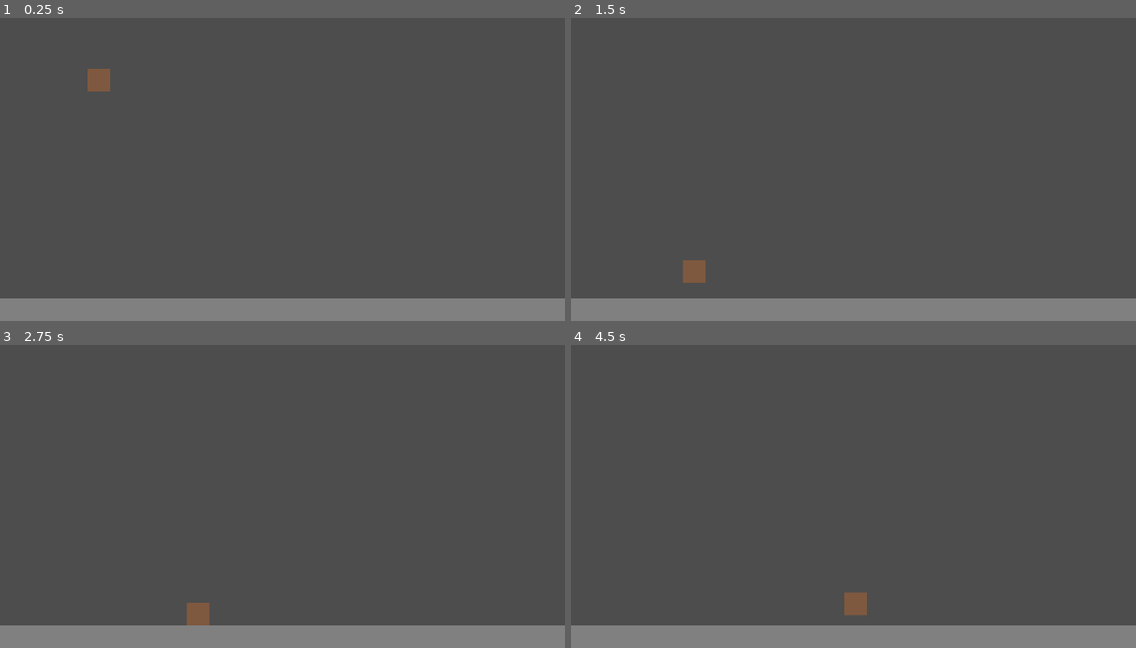
Above: before the commit, frames 1-4 (two rows, left to right).
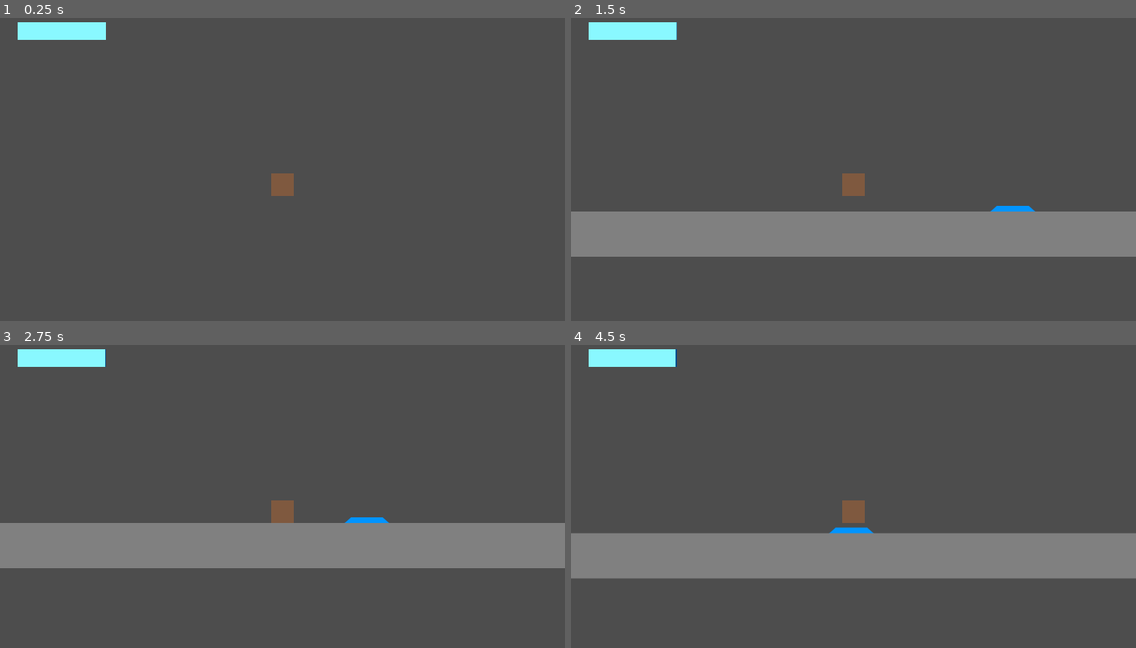
Above: after the commit, the same moments.

Repository: il-Gallone/SpeedJam6
Game: Godot game, scene res://Scenes/test_scene.tscn
Two runs of this game, one before a commit and one after it. Both use one fixed random seed, a clock stepped at 60 frames per second and the inputs below.
Inputs:
- Up to frame 1 (0.25 s): no input
- Up to frame 2 (1.5 s): hold Right (ui_right) from 0.53 s (still down); tap Space (jump) at 0.6, 0.77, 1.07, 1.35 s
- Up to frame 3 (2.75 s): tap Space (jump) at 1.52, 1.82, 2.1 s; release Right (ui_right) at 2.03 s; hold Left (ui_left) from 2.03 s (still down)
- Up to frame 4 (4.5 s): release Left (ui_left) at 2.78 s; hold Right (ui_right) 2.78-4.28 s; tap Space (jump) at 2.85, 3.02, 3.32, 3.6, 3.77, 4.07, 4.35 s; hold Left (ui_left) from 4.28 s (still down)

The runs differ from the first frame. In frame 1, 9.0% of the frame differs, in the area x 0-100%, y 1-100%; in frame 2, 24%; in frame 3, 24%; in frame 4, 24%.

Commit message:
Battery Gauge Added
Battery is drained by moving/jumping

Diff:
--- a/Scenes/test_scene.tscn
+++ b/Scenes/test_scene.tscn
@@ -1,8 +1,11 @@
-[gd_scene load_steps=6 format=3 uid="uid://rmcr7qc3yxvb"]
+[gd_scene load_steps=9 format=3 uid="uid://rmcr7qc3yxvb"]
 
 [ext_resource type="Texture2D" uid="uid://bnfgrlpcewy7w" path="res://Art/Character/Debug/Player-Debug.png" id="1_1axl6"]
 [ext_resource type="Script" path="res://Scripts/PlayerController.gd" id="1_857tp"]
 [ext_resource type="Texture2D" uid="uid://mrj1m2v5ituo" path="res://Art/Platforms/Debug/Basic Platform-Debug.png" id="2_3h4ju"]
+[ext_resource type="Script" path="res://Scripts/MaxBatteryBar.gd" id="3_xkeyd"]
+[ext_resource type="Texture2D" uid="uid://u343j3b8wwww" path="res://Art/Platforms/Debug/Charger-Debug.png" id="4_nks1c"]
+[ext_resource type="Script" path="res://Scripts/BatteryBar.gd" id="4_xb04w"]
 
 [sub_resource type="RectangleShape2D" id="RectangleShape2D_a58jo"]
 
@@ -10,25 +13,53 @@
 
 [node name="Test Scene" type="Node2D"]
 
-[node name="CharacterBody2D" type="CharacterBody2D" parent="."]
+[node name="Player" type="CharacterBody2D" parent="."]
 position = Vector2(280, 185)
 scale = Vector2(0.5, 0.5)
 script = ExtResource("1_857tp")
 
-[node name="CollisionShape2D" type="CollisionShape2D" parent="CharacterBody2D"]
+[node name="CollisionShape2D" type="CollisionShape2D" parent="Player"]
 scale = Vector2(6.4, 6.4)
 shape = SubResource("RectangleShape2D_a58jo")
 
-[node name="Sprite2D" type="Sprite2D" parent="CharacterBody2D"]
+[node name="Sprite2D" type="Sprite2D" parent="Player"]
 texture = ExtResource("1_1axl6")
 
-[node name="StaticBody2D" type="StaticBody2D" parent="."]
+[node name="Camera2D" type="Camera2D" parent="Player"]
+offset = Vector2(0, -64)
+
+[node name="BatteryMax" type="ColorRect" parent="Player/Camera2D"]
+offset_left = -1500.0
+offset_top = -920.0
+offset_right = -1000.0
+offset_bottom = -820.0
+color = Color(0, 0.299941, 0.561121, 1)
+script = ExtResource("3_xkeyd")
+
+[node name="Battery" type="ColorRect" parent="Player/Camera2D"]
+offset_left = -1500.0
+offset_top = -920.0
+offset_right = -1100.0
+offset_bottom = -820.0
+color = Color(0.536697, 0.972733, 1, 1)
+script = ExtResource("4_xb04w")
+
+[node name="Ground" type="StaticBody2D" parent="."]
 position = Vector2(800, 900)
 scale = Vector2(10, 1)
 
-[node name="CollisionShape2D" type="CollisionShape2D" parent="StaticBody2D"]
+[node name="CollisionShape2D" type="CollisionShape2D" parent="Ground"]
 scale = Vector2(64, 6.4)
 shape = SubResource("RectangleShape2D_3ra8o")
 
-[node name="Sprite2D" type="Sprite2D" parent="StaticBody2D"]
+[node name="Sprite2D" type="Sprite2D" parent="Ground"]
 texture = ExtResource("2_3h4ju")
+
+[node name="Charger" type="StaticBody2D" parent="."]
+position = Vector2(800, 828)
+
+[node name="CollisionPolygon2D" type="CollisionPolygon2D" parent="Charger"]
+polygon = PackedVector2Array(-64, 8, -46, -8, 46, -8, 64, 8)
+
+[node name="Sprite2D" type="Sprite2D" parent="Charger"]
+texture = ExtResource("4_nks1c")
--- /dev/null
+++ b/Scripts/BatteryBar.gd
@@ -0,0 +1,4 @@
+extends ColorRect
+
+func _process(_delta: float) -> void:
+	size.x = find_parent("Player").battery
--- /dev/null
+++ b/Scripts/MaxBatteryBar.gd
@@ -0,0 +1,4 @@
+extends ColorRect
+
+func _process(_delta: float) -> void:
+	size.x = find_parent("Player").maxBattery
--- a/Scripts/PlayerController.gd
+++ b/Scripts/PlayerController.gd
@@ -7,6 +7,9 @@
 var airMaxSpeedMod = 3
 var frictionMod = 300.0
 var maxSpeedDecel = 12.5
+
+var maxBattery = 500.0
+var battery = 500.0
 
 var gravity = ProjectSettings.get_setting("physics/2d/default_gravity")
 
@@ -22,9 +25,13 @@
 
 	if Input.is_action_just_pressed("jump") and is_on_floor():
 		velocity.y += jump_speed
+		battery -= 1.5
 
 
 	var accelDir = Input.get_axis("ui_left", "ui_right")
+	if accelDir != 0:
+		battery -= 1 * delta
+
 	if is_on_floor():
 		if accelDir == 0:
 			if velocity.x < 0:
@@ -71,3 +78,11 @@
 
 
 	move_and_slide()
+
+	for i in get_slide_collision_count():
+		var collision = get_slide_collision(i)
+		if collision.get_collider().name == "Charger":
+			if velocity.x == 0 and battery < maxBattery:
+				battery += 100 * delta
+				if battery > maxBattery:
+					battery = maxBattery
Binary file added: Art/Platforms/Debug/Charger-Debug.png
Not shown, added: Art/Platforms/Debug/Charger-Debug.png.import
